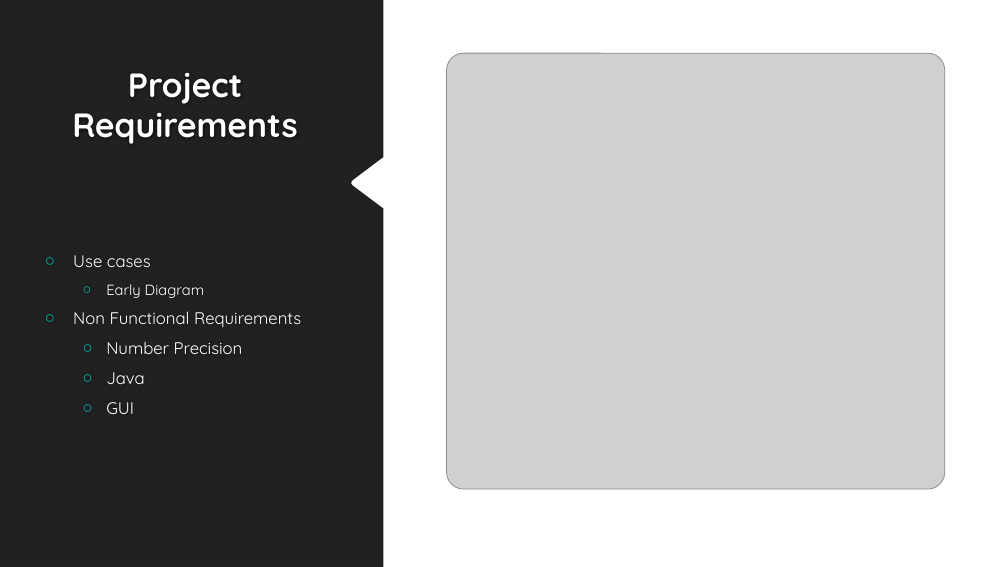
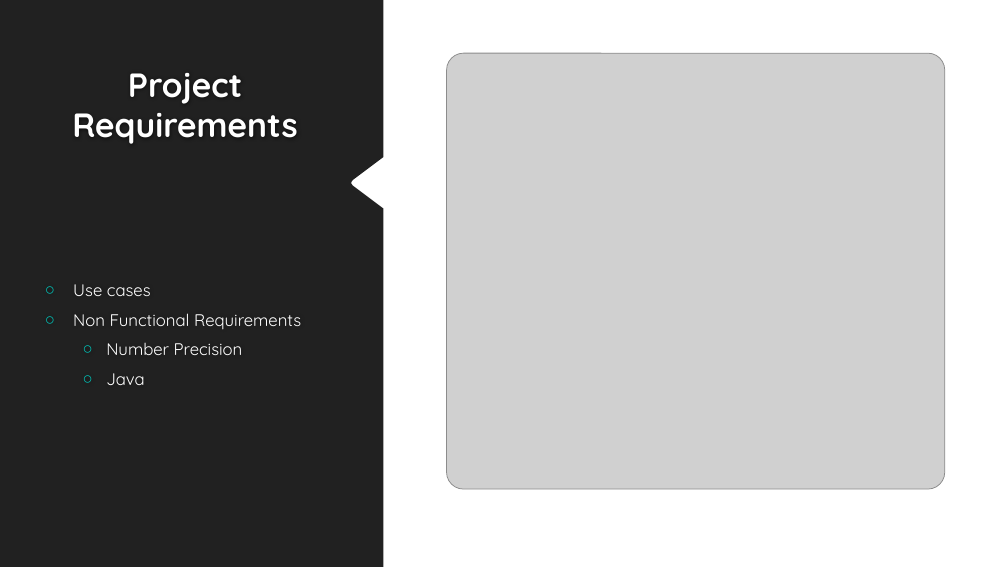
Before and after one commit to Fastwatch/FastWatch361, a slide deck: slide 4 of Artifacts/Presentation/Fastwatch.pptx (slide 3 before the commit). Drawn at 1008x567 pixels with LibreOffice and Linux fonts; fonts in the diff are those of the drawing; grey boxes stand for pictures; background and template pictures are left out. Boxes give left, top, right and bottom in pixels: in the first picture for what was removed or moved away, otherwise in the second. Text is boxed around its words. In the diff, an @@ line names an element or a change of style, - is before the commit and + after.

```diff
--- a/Artifacts/Presentation/Fastwatch.pptx
+++ b/Artifacts/Presentation/Fastwatch.pptx
@@ text at [106,284,204,298]: paragraph removed @@
-  ○ Early Diagram
@@ text at [106,402,134,414]: paragraph removed @@
-  ○ GUI
```
Also in this commit, not shown: 2 other slides changed, 4 slides added, 2 slides removed, 4 other files.
